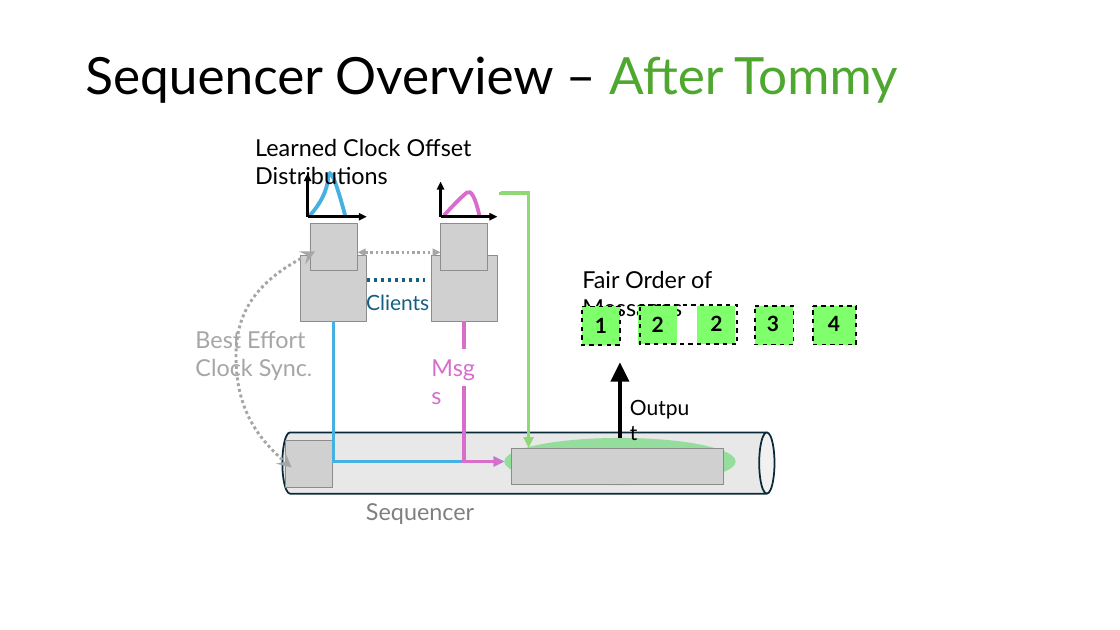
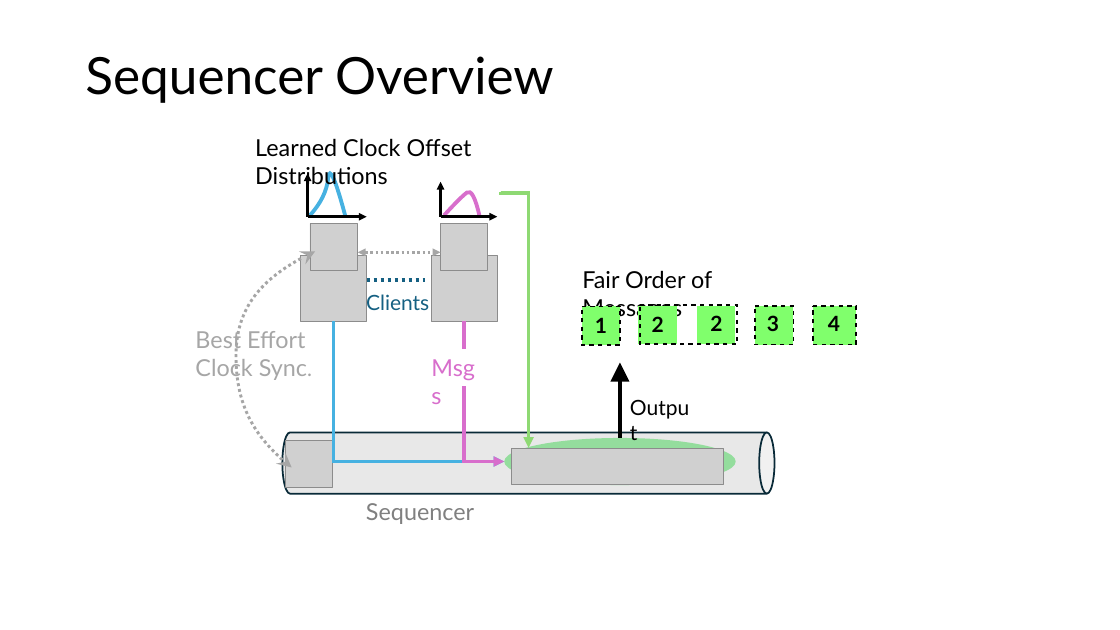
Before and after one commit to HaseebLUMS/Onyx-Presentation, a slide deck: slide 20 of tommy_hotnets_v2.pptx. Drawn at 1120x630 pixels with LibreOffice and Linux fonts; fonts in the diff are those of the drawing; grey boxes stand for pictures. Boxes give left, top, right and bottom in pixels: in the first picture for what was removed or moved away, otherwise in the second. Text is boxed around its words. In the diff, an @@ line names an element or a change of style, - is before the commit and + after.

```diff
--- a/tommy_hotnets_v2.pptx
+++ b/tommy_hotnets_v2.pptx
@@ text at bbox=[85, 56, 554, 103]: text changed @@
-Sequencer Overview – After Tommy
+Sequencer Overview
```
Also in this commit, not shown: 3 other slides changed, 3 slides added, 12 slides removed.
